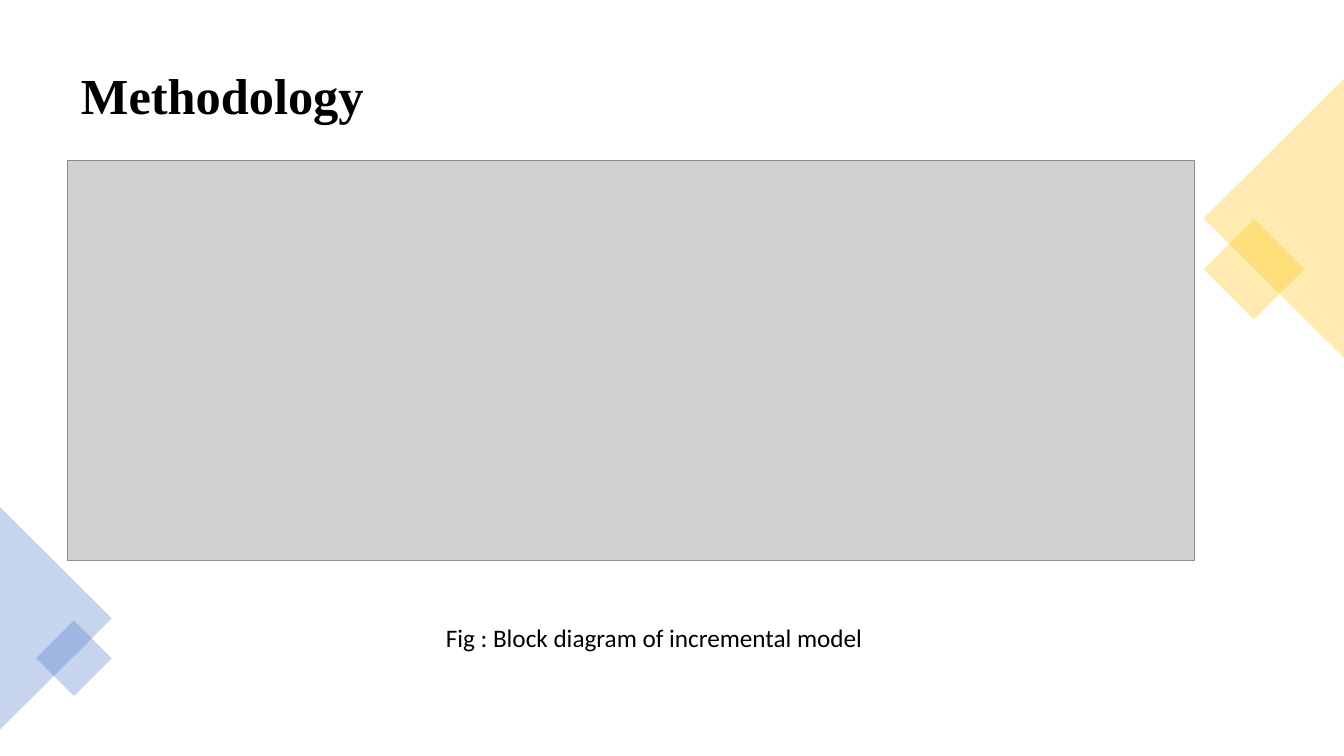
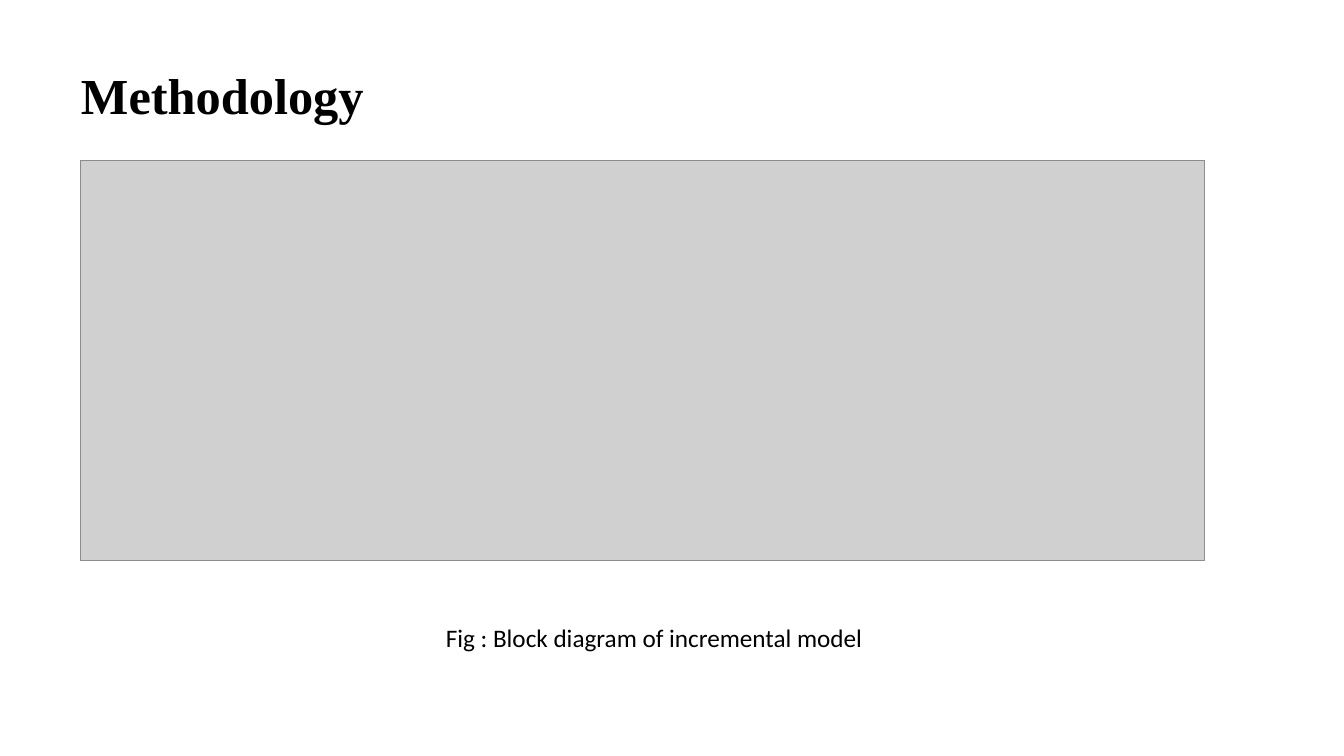
Before and after one commit to sujanW0W/MajorProject, a slide deck: slide 11 of Image colorization and Inpainting/Image inpainting and colourization.pptx. Drawn at 1344x756 pixels with LibreOffice and Linux fonts; fonts in the diff are those of the drawing; grey boxes stand for pictures. Boxes give left, top, right and bottom in pixels: in the first picture for what was removed or moved away, otherwise in the second. Text is boxed around its words. In the diff, an @@ line names an element or a change of style, - is before the commit and + after.

```diff
--- a/Image colorization and Inpainting/Image inpainting and colourization.pptx
+++ b/Image colorization and Inpainting/Image inpainting and colourization.pptx
@@ triangle removed at [1204,79,1344,358] @@
@@ picture: place and size @@
-picture at [68,160,1195,561]
+picture at [81,160,1204,561]
@@ rectangle removed at [1204,219,1305,320] @@
@@ triangle removed at [0,507,112,730] @@
@@ rectangle removed at [36,620,112,696] @@
```
Also in this commit, not shown: 14 other slides changed, 8 slides added.
